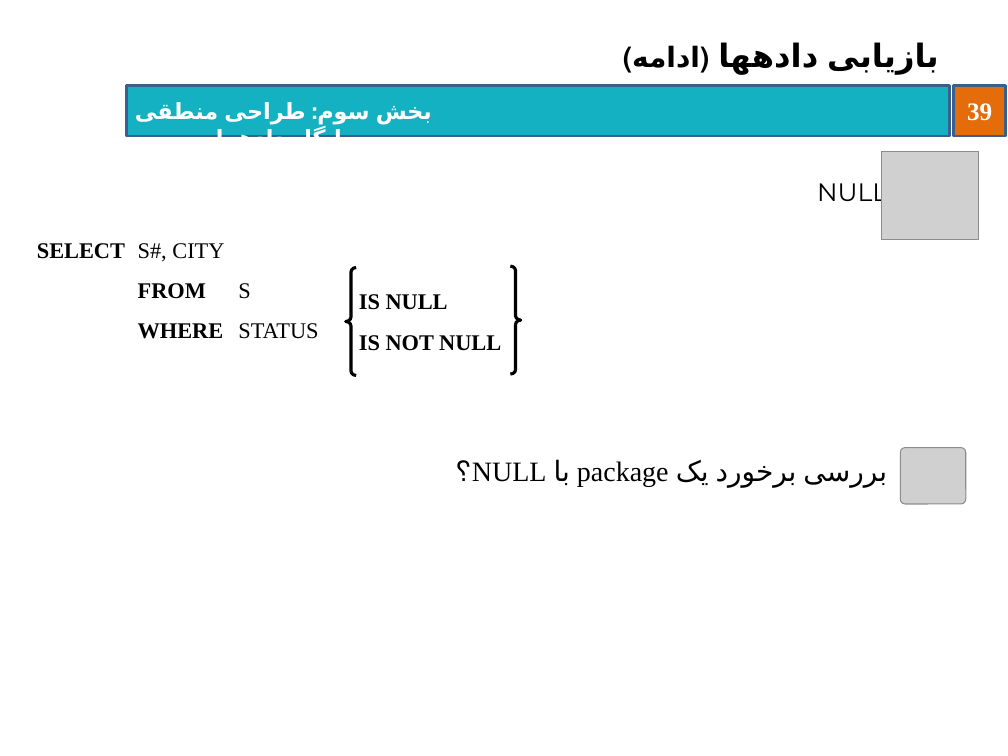
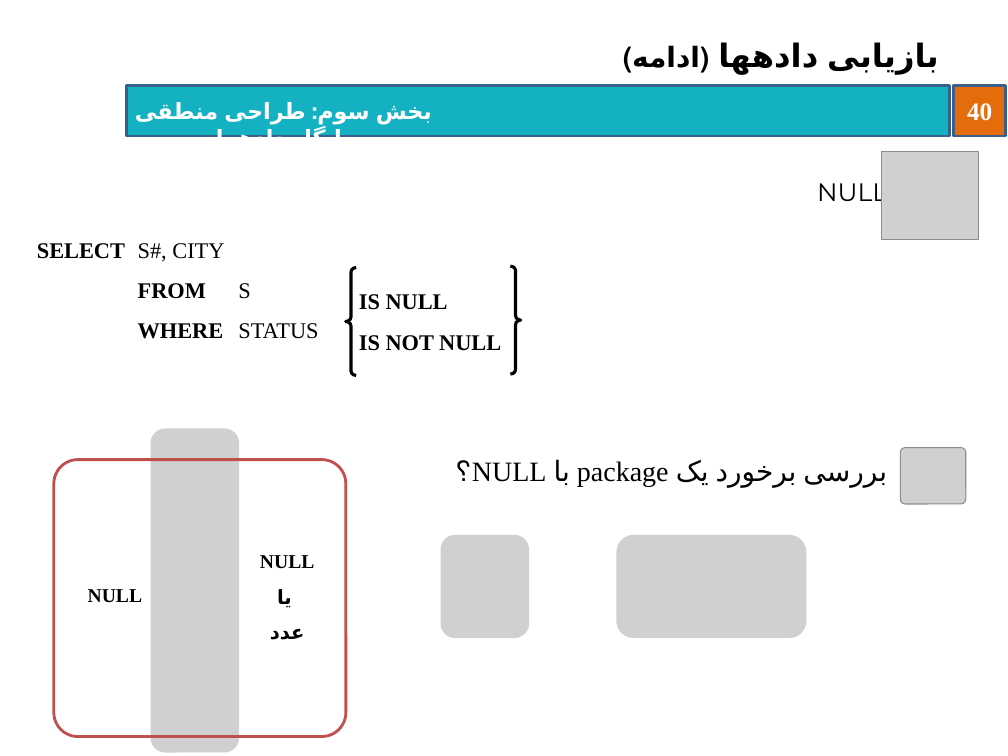
Before and after one commit to behnamhatami/DB-Slides, a slide deck: slide 40 of 3-DB-LogicalDesign.pptx (slide 39 before the commit). Drawn at 1008x756 pixels with LibreOffice and Linux fonts; fonts in the diff are those of the drawing; grey boxes stand for pictures; background and template pictures are left out. Boxes give left, top, right and bottom in pixels: in the first picture for what was removed or moved away, otherwise in the second. Text is boxed around its words. In the diff, an @@ line names an element or a change of style, - is before the commit and + after.

```diff
--- a/3-DB-LogicalDesign.pptx
+++ b/3-DB-LogicalDesign.pptx
@@ page number at <box>967,103,992,121</box>: text changed @@
-39
+40
@@ group added at <box>53,428,346,753</box>: 2 texts, 1 picture, 1 rounded rectangle @@
+NULL
+NULL
+یا
+عدد
@@ picture added at <box>440,535,529,638</box> @@
@@ picture added at <box>616,535,806,638</box> @@
```
Also in this commit, not shown: 23 other slides changed, 1 slide added.
